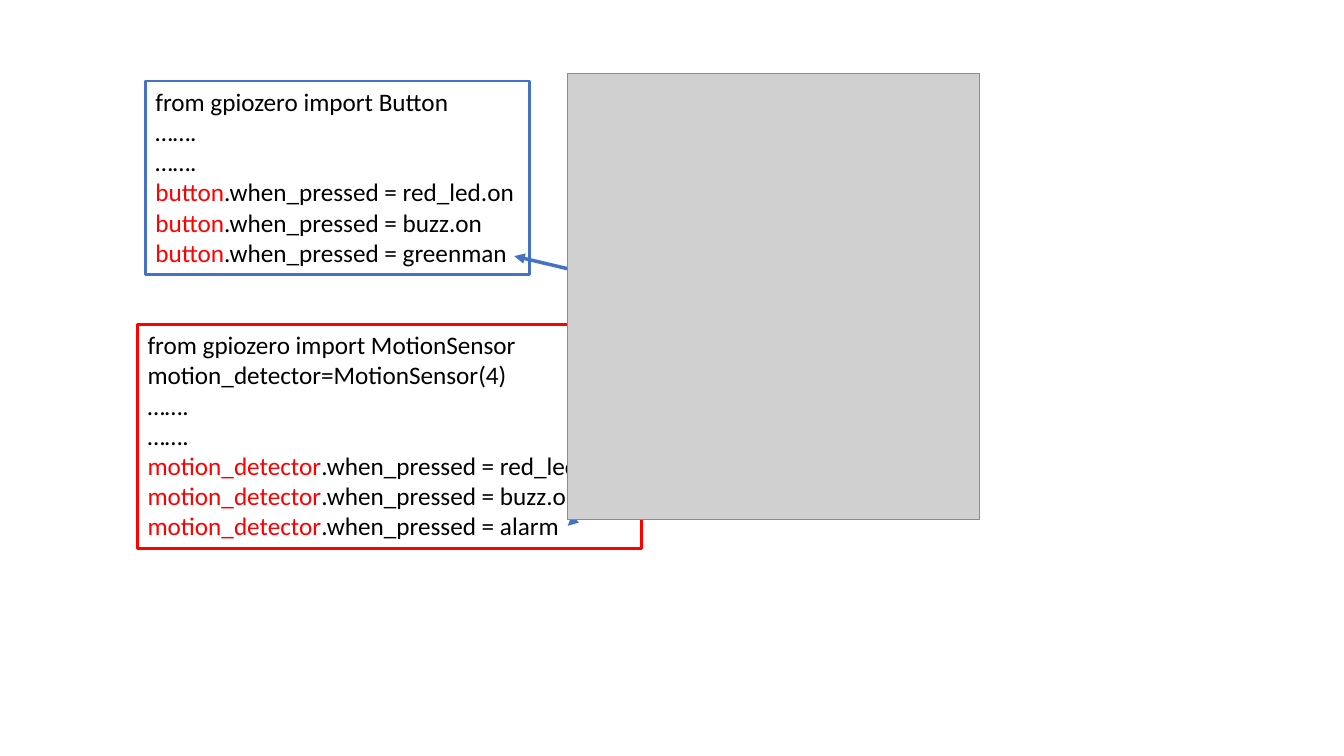
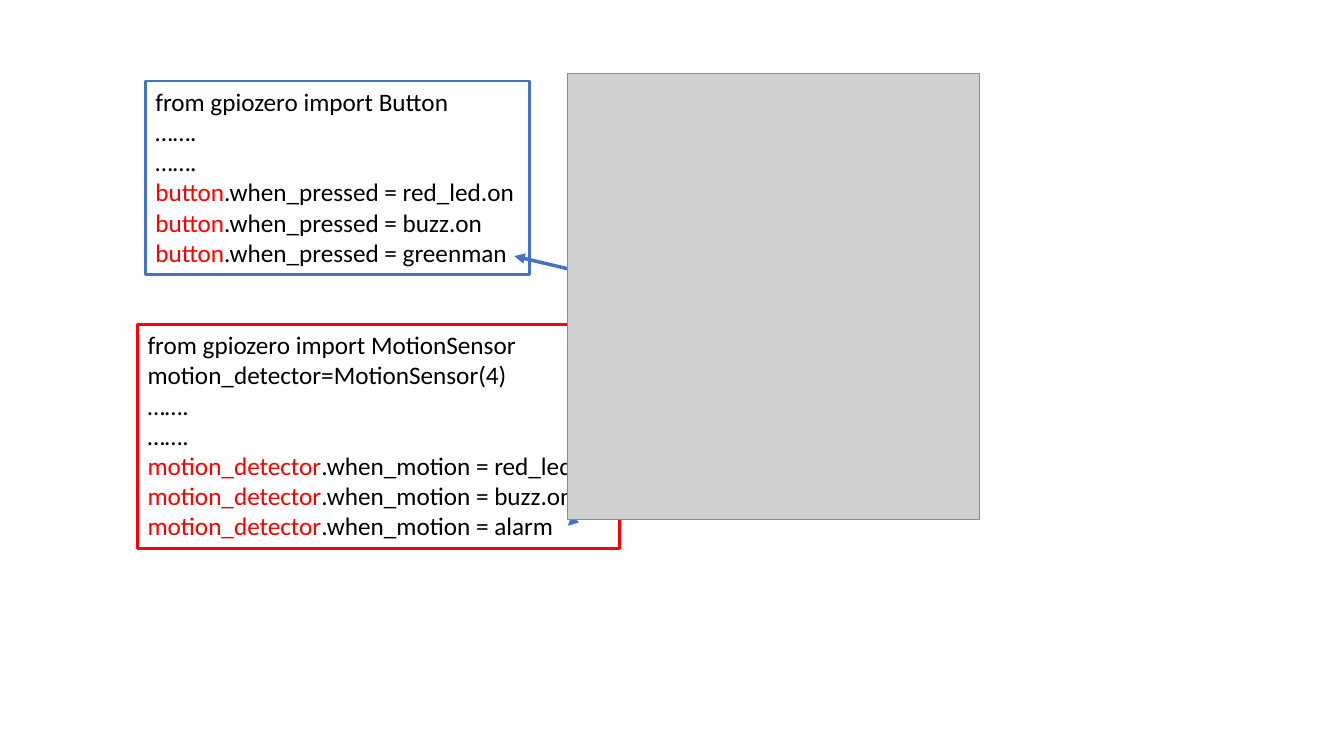
Before and after one commit to ssgoh/Intro_To_Raspberry_Pi, a slide deck: slide 2 of Week 4/004 - Lesson 4 (WEEK 4).pptx. Drawn at 1344x756 pixels with LibreOffice and Linux fonts; fonts in the diff are those of the drawing; grey boxes stand for pictures. Boxes give left, top, right and bottom in pixels: in the first picture for what was removed or moved away, otherwise in the second. Text is boxed around its words. In the diff, an @@ line names an element or a change of style, - is before the commit and + after.

```diff
--- a/Week 4/004 - Lesson 4 (WEEK 4).pptx
+++ b/Week 4/004 - Lesson 4 (WEEK 4).pptx
@@ rectangle "from gpiozero import MotionSensor": place and size @@
-rectangle "from gpiozero import MotionSensor" at <box>138,325,642,548</box>
+rectangle "from gpiozero import MotionSensor" at <box>138,325,620,548</box>
@@ text in rectangle at <box>148,455,605,539</box>: text changed @@
-motion_detector.when_pressed = red_led.on
-motion_detector.when_pressed = buzz.on
-motion_detector.when_pressed = alarm
+motion_detector.when_motion = red_led.on
+motion_detector.when_motion = buzz.on
+motion_detector.when_motion = alarm
```
